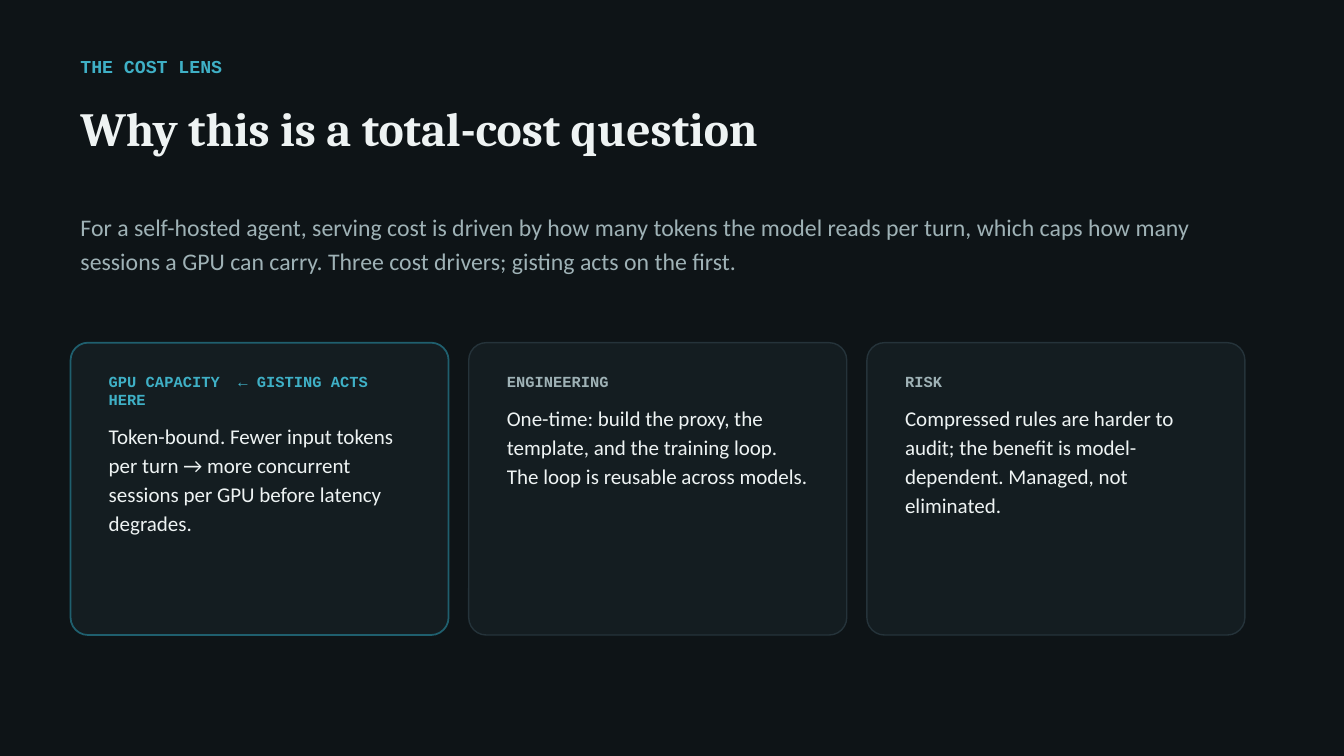
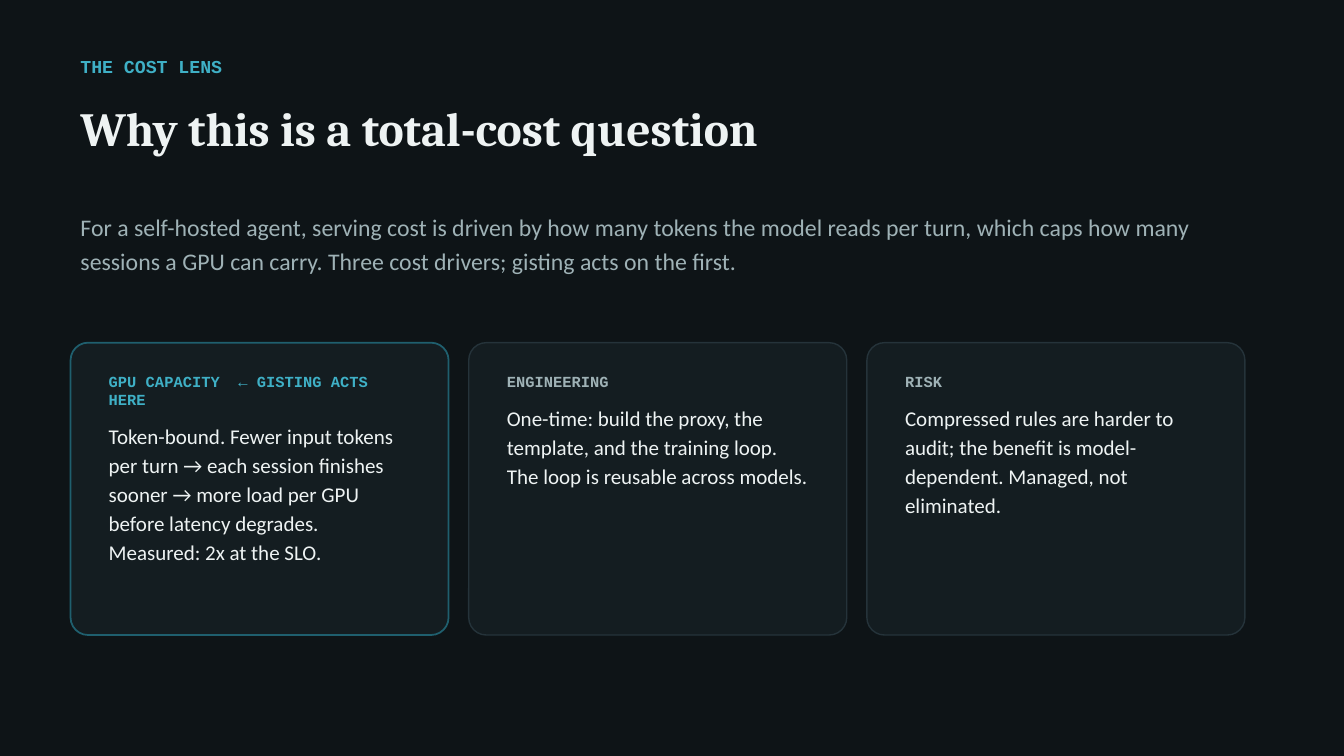
Before and after one commit to arunmenon/gisting-coding-agent, a slide deck: slide 3 of Gisting-CTO-deck.pptx. Drawn at 1344x756 pixels with LibreOffice and Linux fonts; fonts in the diff are those of the drawing. Boxes give left, top, right and bottom in pixels: in the first picture for what was removed or moved away, otherwise in the second. Text is boxed around its words. In the diff, an @@ line names an element or a change of style, - is before the commit and + after.

```diff
--- a/Gisting-CTO-deck.pptx
+++ b/Gisting-CTO-deck.pptx
@@ text at (x1=109, y1=429, x2=393, y2=560): text changed @@
-Token-bound. Fewer input tokens per turn → more concurrent sessions per GPU before latency degrades.
+Token-bound. Fewer input tokens per turn → each session finishes sooner → more load per GPU before latency degrades. Measured: 2x at the SLO.
```
Also in this commit, not shown: 5 other slides changed, 2 slides added, 1 slide removed, 13 other files.
